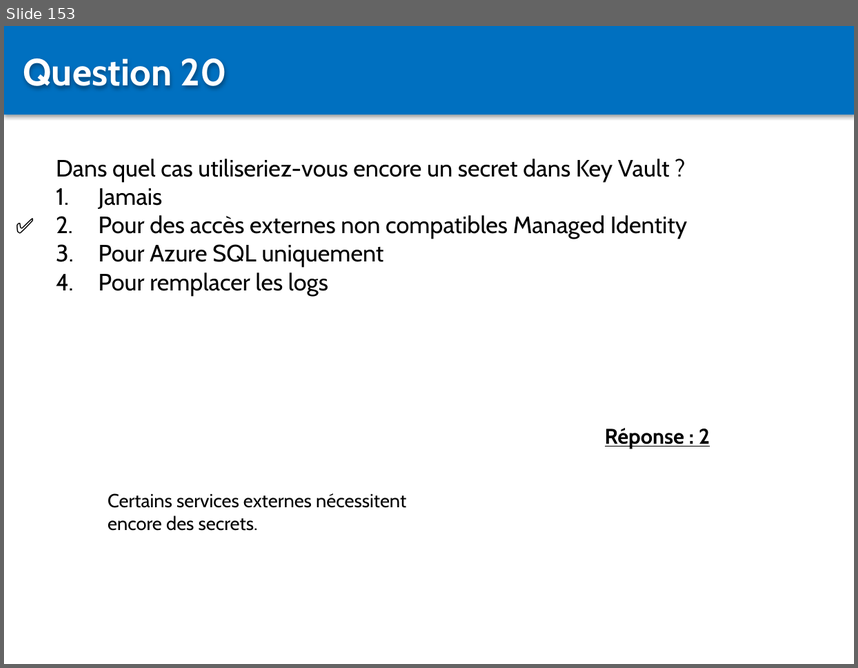
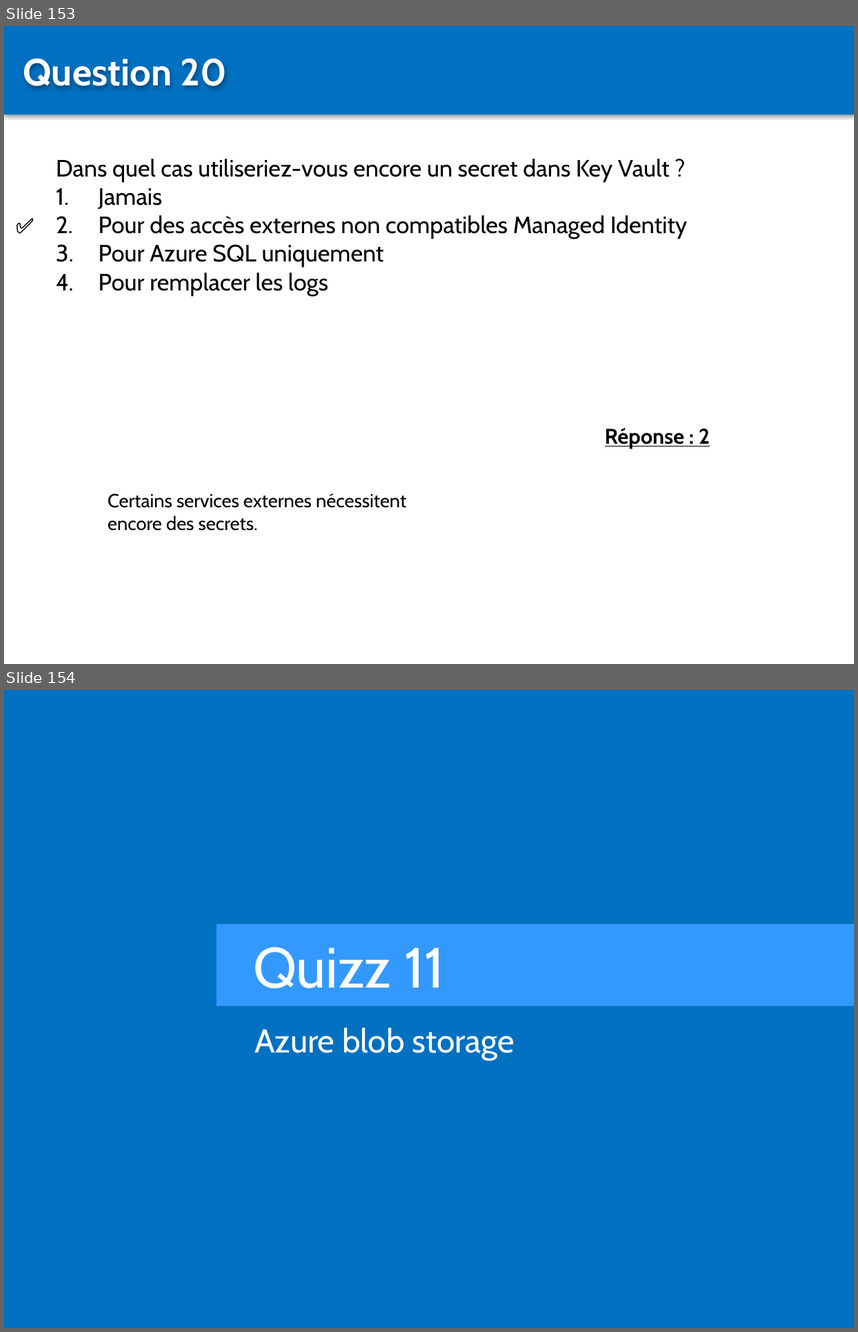
Before and after one commit to Sybaris-Classroom/az-204, a slide deck: Quiz/Quiz.pptx. Shown one above the other, each under a label of ours: slide 153 before the commit, slides 153 and 154 after it. The pictures are 858x668 and 858x1332 pixels, drawn with LibreOffice and Linux fonts; fonts in the diff are those of the drawing. Boxes give left, top, right and bottom in pixels: in the first picture for what was removed or moved away, otherwise in the second. Text is boxed around its words. In the diff, an @@ line names an element or a change of style, - is before the commit and + after.

```diff
--- a/Quiz/Quiz.pptx
+++ b/Quiz/Quiz.pptx
@@ slide 154 added at [4, 690, 854, 1328], background #FFFFFF @@
@@ rectangle added at [4, 690, 854, 1328], fill #0070C0 @@
@@ rectangle added at [217, 924, 854, 1005], fill #3399FF @@
@@ text added at [253, 947, 444, 988], 48 pt, text #FFFFFF @@
+Quizz 11
@@ text added at [254, 1027, 514, 1060], 28 pt, text #FFFFFF @@
+Azure blob storage
```
Also in this commit, not shown: 22 other slides added, 8 other files.
